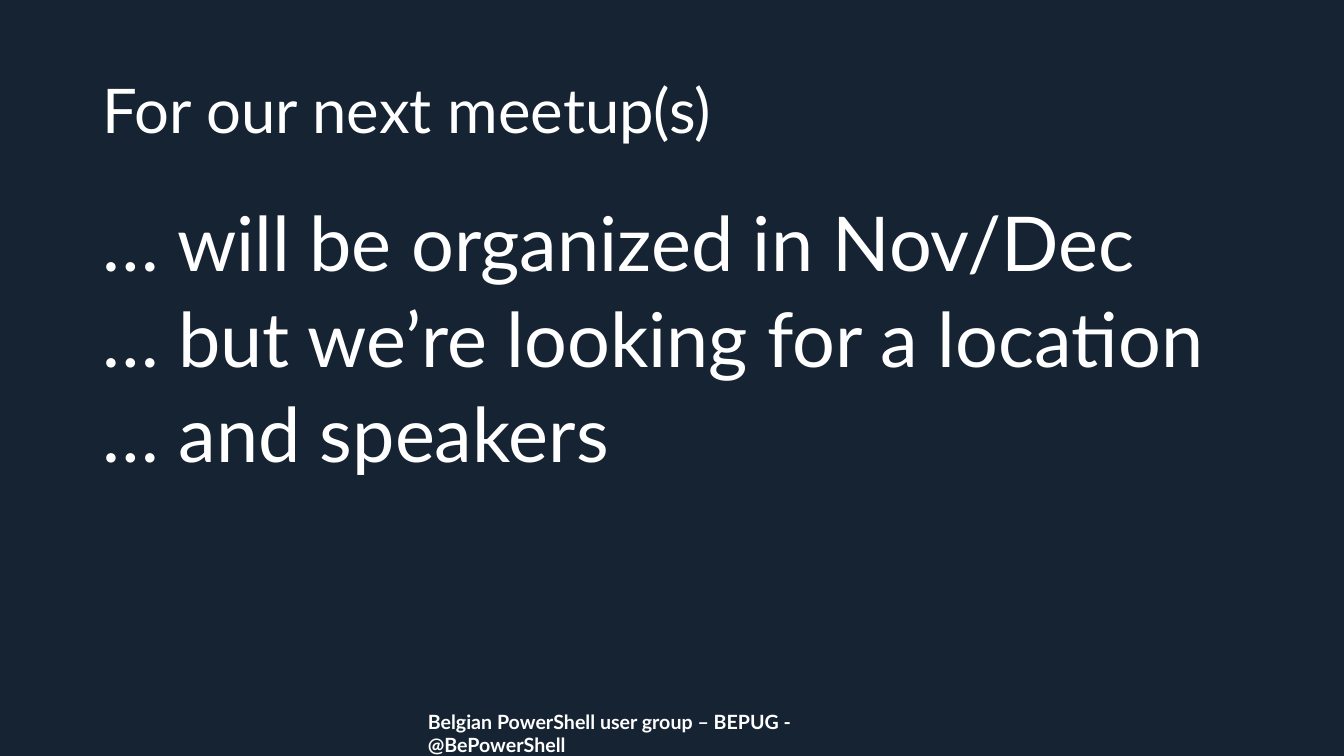
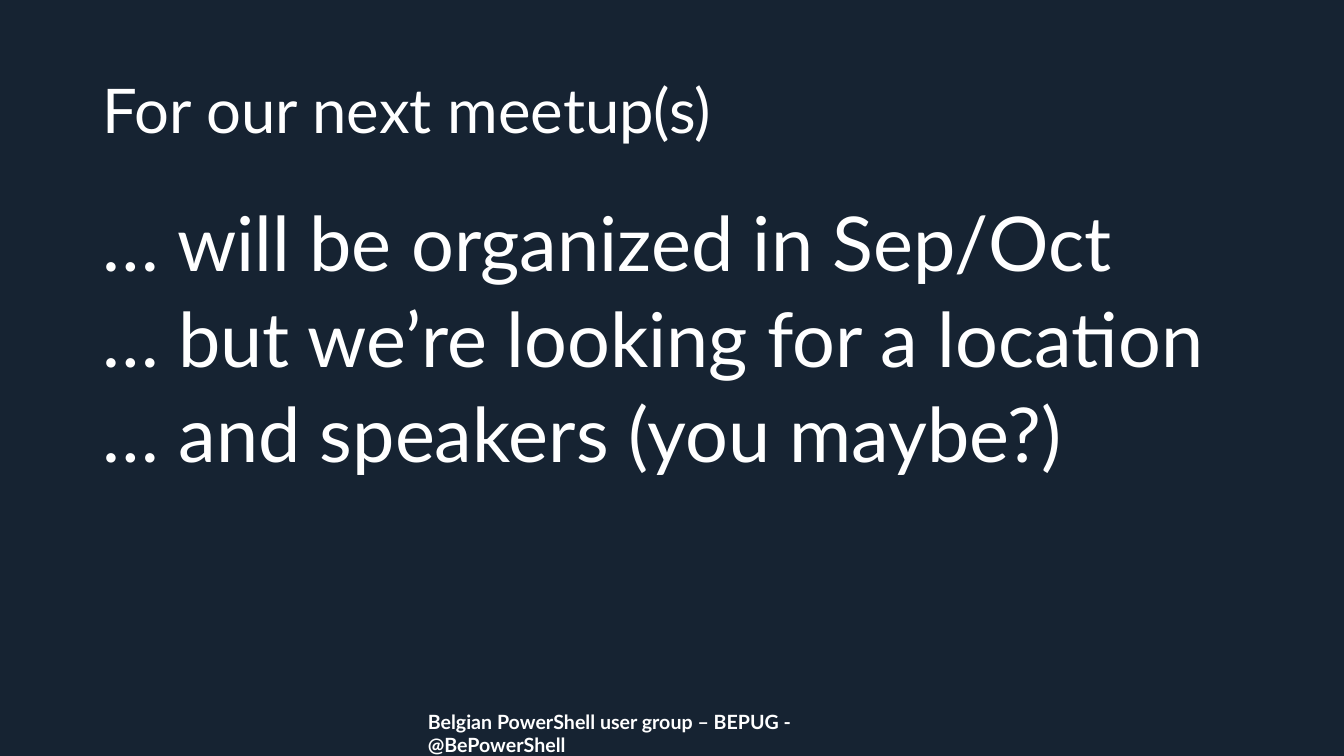
Before and after one commit to BEPUG/meetups, a slide deck: slide 2 of 20190522/_bepug/meetupMay19-outro.pptx. Drawn at 1344x756 pixels with LibreOffice and Linux fonts; fonts in the diff are those of the drawing; background and template pictures are left out. Boxes give left, top, right and bottom in pixels: in the first picture for what was removed or moved away, otherwise in the second. Text is boxed around its words. In the diff, an @@ line names an element or a change of style, - is before the commit and + after.

```diff
--- a/20190522/_bepug/meetupMay19-outro.pptx
+++ b/20190522/_bepug/meetupMay19-outro.pptx
@@ text at <box>177,215,1112,285</box>: text changed @@
-… will be organized in Nov/Dec
+… will be organized in Sep/Oct
@@ text at <box>179,403,1062,475</box>: text changed @@
-… and speakers
+… and speakers (you maybe?)
```
Also in this commit, not shown: 1 other slide changed, 2 slides added, 4 slides removed, 7 other files.
